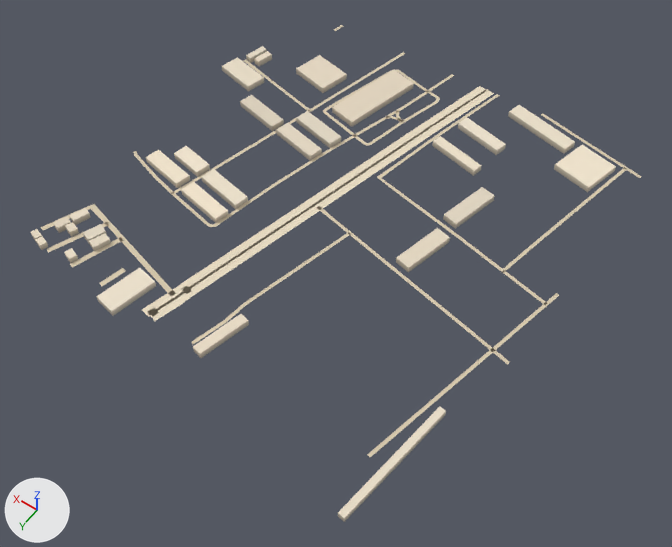
Renders of the glTF model public/assets/bengaluru-region-v1/tiles/t-10_21-l0.glb from each side of a commit.
Both versions are drawn from a camera (50 mm lens) standing at (-5149.0, 11337.0, 775.0) and looking at (-4780.0, 10821.0, -37.0). Lighting does not change. The marker at lower left points along +X, +Y and +Z. The first picture is the older version.

The scene before the commit, as lines of its bpy script (objects in view):
```python
me_building = bpy.data.meshes.new('building')
me_building.from_pydata(...)  # 328 vertices, 422 faces; spans x 21.0..510.0, y 8.0..564.0, z 0.0..8.0
me_building.materials.append(mat_building)
me_ground = bpy.data.meshes.new('ground')
me_ground.from_pydata(...)  # 402 vertices, 350 faces; spans x -2.0..503.0, y -2.0..501.0, z 1.0
me_ground.materials.append(mat_ground)
# before: 358 (-2.0, 234.0, 1.0) at pixel (559, 295), 359 (2.0, 233.0, 1.0) at pixel (556, 292)
ob_building = bpy.data.objects.new('building', me_building)
ob_building.location = (-5000.0, 10500.0, 0.0)
ob_ground = bpy.data.objects.new('ground', me_ground)
ob_ground.location = (-5000.0, 10500.0, 0.0)
```
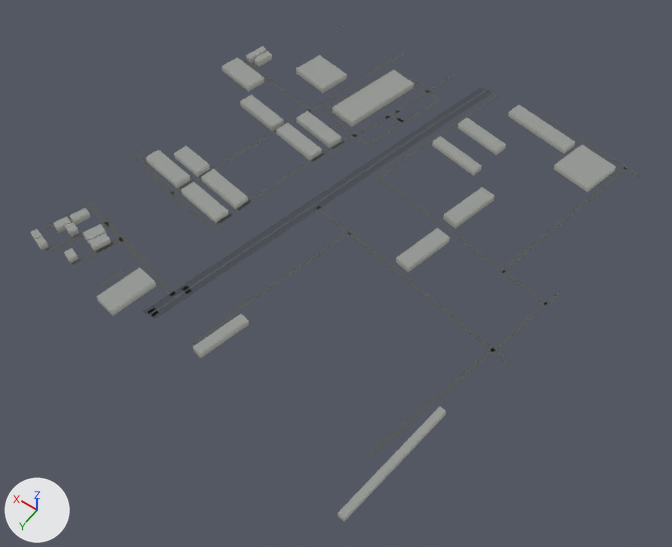
What differs and where, as boxes [x1, y1, x2, y2] in the pictures (672 x 547 px; the box of a moved part takes in the faces that stretch with it):
'ground', reshaped
    before: [41, 25, 641, 457]
    after: [39, 25, 641, 457]
part 1 of me_building, recoloured
    both: [31, 46, 616, 521]
part 2 of me_ground, moved or reshaped
    before: [41, 52, 641, 457]
    after: [39, 53, 641, 457]
part 3 of me_ground, moved or reshaped
    before: [545, 293, 559, 305]
    after: [545, 290, 561, 305]
part 4 of me_ground, recoloured
    before: [41, 25, 627, 413]
    after: [39, 25, 627, 420]

Diff of the bpy script that builds the scene:
```diff
--- a/public/assets/bengaluru-region-v1/tiles/t-10_21-l0.glb.py
+++ b/public/assets/bengaluru-region-v1/tiles/t-10_21-l0.glb.py
@@ me_building @@
 # used by ob_building; location = (-5000.0, 10500.0, 0.0)
-me_building.from_pydata(...)  # 328 vertices, 422 faces; spans x 21.0..510.0, y 8.0..564.0, z 0.0..8.0
+me_building.from_pydata(...)  # 328 vertices, 516 faces; spans x 21.0..510.0, y 8.0..564.0, z 0.0..8.0
+# me_building part 1: 422 kept faces spanning x 21.0..510.0, y 8.0..564.0, z 0.0..8.0 get new vertex colours
+# edits to the shape of me_building do not show in these pictures
 me_building.materials.append(mat_building)
@@ me_ground @@
 # used by ob_ground; location = (-5000.0, 10500.0, 0.0)
 # verts and faces of me_ground; kept vertices keep their numbers, new ones are numbered from 402
-me_ground.from_pydata(...)  # 402 vertices, 350 faces; spans x -2.0..503.0, y -2.0..501.0, z 1.0
+me_ground.from_pydata(...)  # 406 vertices, 354 faces; spans x 0.0..500.0, y 0.0..500.0, z 1.0
+# me_ground part 2
+# 21 vertices are removed from x 46.0..469.0, y -1.0..501.0, z 1.0
+# 94 faces are deleted
+# 4 vertices in x 266.0..289.0, y 169.0..277.0, z 1.0 move by (-26.0, -32.0, 0.0)
+# 3 vertices in x 238.0..253.0, y 137.0..209.0, z 1.0 move by (26.0, 32.0, 0.0)
+# 3 vertices in x 230.0..370.0, y 58.0..128.0, z 1.0 move by (-1.0, -6.0, 0.0)
+# 64 vertices move from x 26.0..503.0, y -2.0..501.0, z 1.0 to x 26.0..500.0, y 0.0..500.0, z 1.0
+# 25 vertices are added at x 49.0..489.0, y 0.0..500.0, z 1.0
+# 98 new faces join them
+# me_ground part 3
+verts[358] = (0.0, 243.0, 1.0)  # moved, pixel (553, 300)
+verts[359] = (0.0, 224.0, 1.0)  # moved
+# me_ground part 4: 312 kept faces spanning x 0.0..500.0, y 0.0..500.0, z 1.0 get new vertex colours; the middle colour goes from beige #d7c9ae to dark grey #535556
+# other edits to the shape of me_ground do not show in these pictures
 me_ground.materials.append(mat_ground)
```
